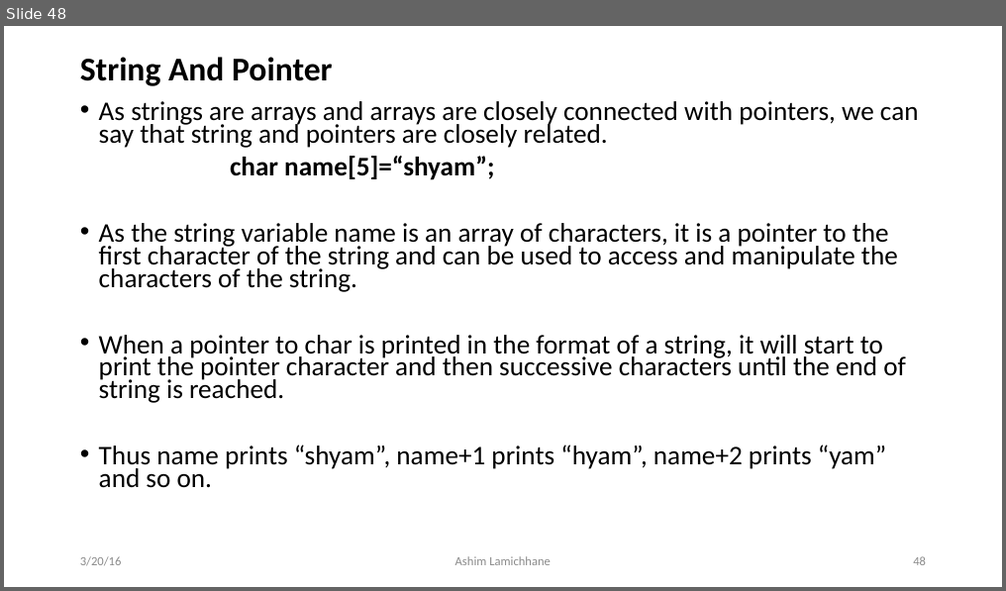
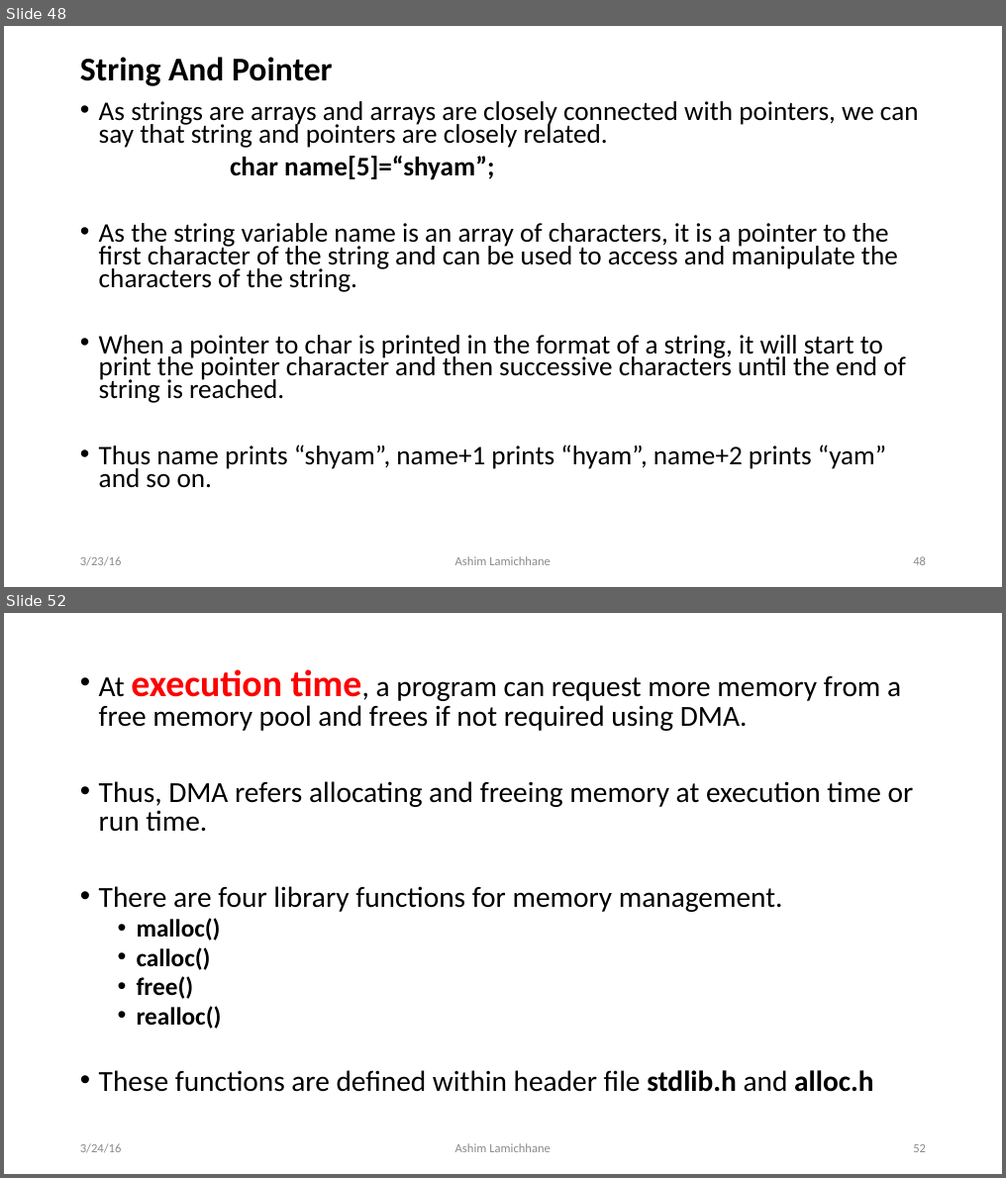
Before and after one commit to ashim888/csit-c, a slide deck: Unit 8/pointer.pptx. Shown one above the other, each under a label of ours: slide 48 before the commit, slides 48 and 52 after it; the slides between them are not shown. The pictures are 1006x591 and 1006x1178 pixels, drawn with LibreOffice and Linux fonts; fonts in the diff are those of the drawing. Boxes give left, top, right and bottom in pixels: in the first picture for what was removed or moved away, otherwise in the second. Text is boxed around its words. In the diff, an @@ line names an element or a change of style, - is before the commit and + after.

```diff
--- a/Unit 8/pointer.pptx
+++ b/Unit 8/pointer.pptx
@@ slide 52 added at (x1=4, y1=613, x2=1002, y2=1174), background #FFFFFF @@
@@ text added at (x1=99, y1=669, x2=914, y2=1092), 28 pt, text #000000 @@
+• At execution time, a program can request more memory from a free memory pool and frees if not required using DMA.
+• Thus, DMA refers allocating and freeing memory at execution time or run time.
+• There are four library functions for memory management.
+  • malloc()
+  • calloc()
+  • free()
+  • realloc()
+• These functions are defined within header file stdlib.h and alloc.h
@@ text added at (x1=80, y1=1144, x2=122, y2=1154), 12 pt, text #8C8C8C @@
+3/24/16
@@ text added at (x1=455, y1=1144, x2=550, y2=1153), 12 pt, text #8C8C8C @@
+Ashim Lamichhane
@@ page number added at (x1=913, y1=1145, x2=926, y2=1153), 12 pt, text #8C8C8C @@
+52
@@ slide 48 changed as well @@
@@ text at (x1=80, y1=557, x2=122, y2=567): text changed @@
-3/20/16
+3/23/16
```
Also in this commit, not shown: 51 other slides changed, 6 other slides added.
